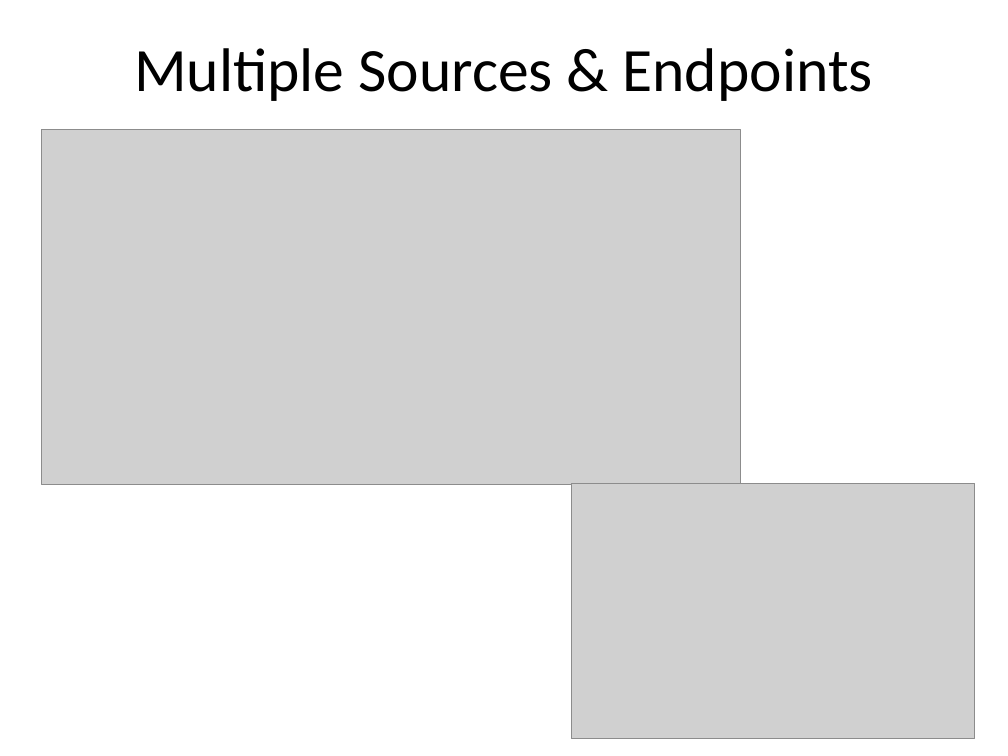
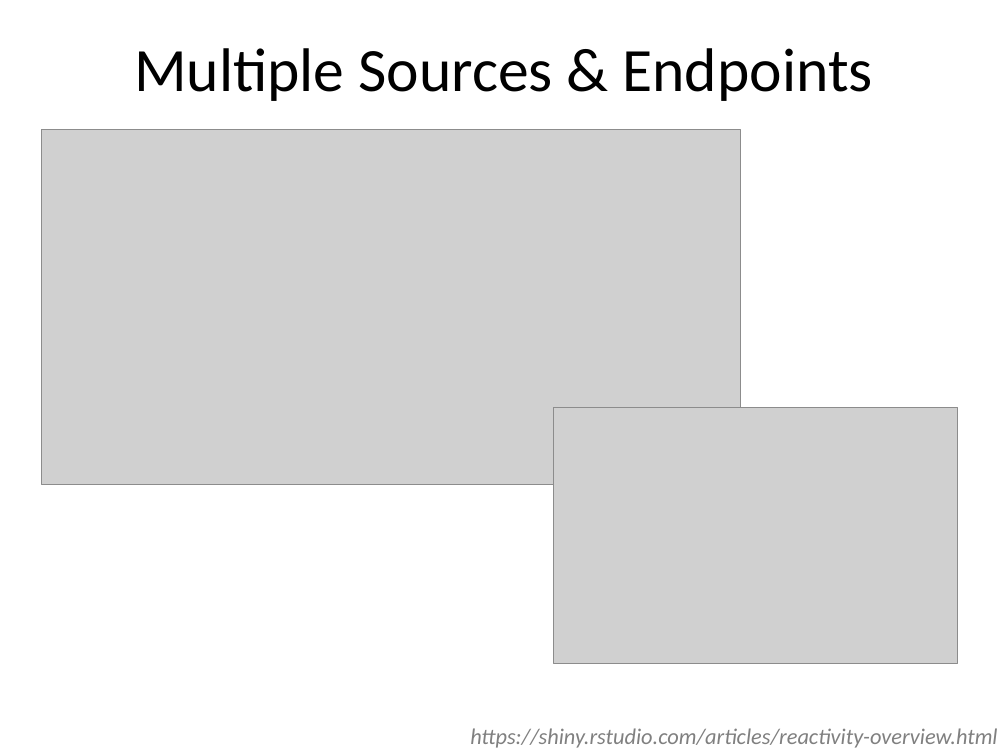
Before and after one commit to cabradbury/shiny-apps-part1, a slide deck: slide 18 of Presentation.pptx. Drawn at 1008x756 pixels with LibreOffice and Linux fonts; fonts in the diff are those of the drawing; grey boxes stand for pictures. Boxes give left, top, right and bottom in pixels: in the first picture for what was removed or moved away, otherwise in the second. Text is boxed around its words. In the diff, an @@ line names an element or a change of style, - is before the commit and + after.

```diff
--- a/Presentation.pptx
+++ b/Presentation.pptx
@@ picture moved from (x1=572, y1=483, x2=975, y2=739) to (x1=554, y1=407, x2=958, y2=663) @@
@@ text added at (x1=470, y1=728, x2=997, y2=748), 16 pt, text #808080, italic @@
+https://shiny.rstudio.com/articles/reactivity-overview.html
```
Also in this commit, not shown: 9 other slides changed, 1 slide added, 3 other files.
